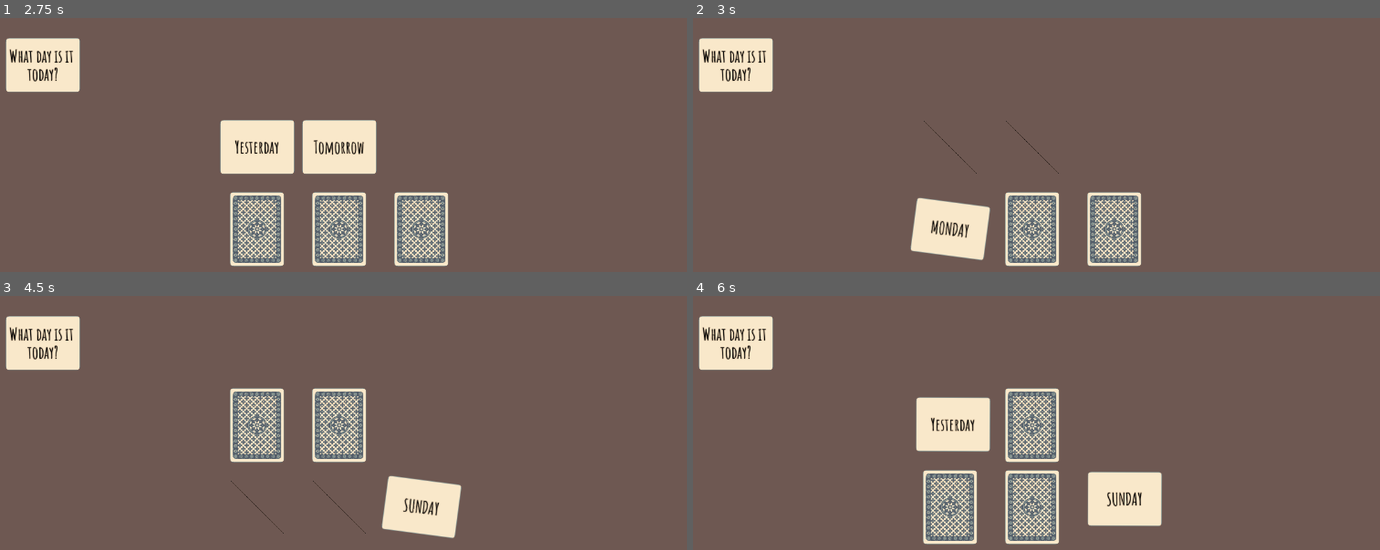
Above: before the commit, frames 1-4 (two rows, left to right).
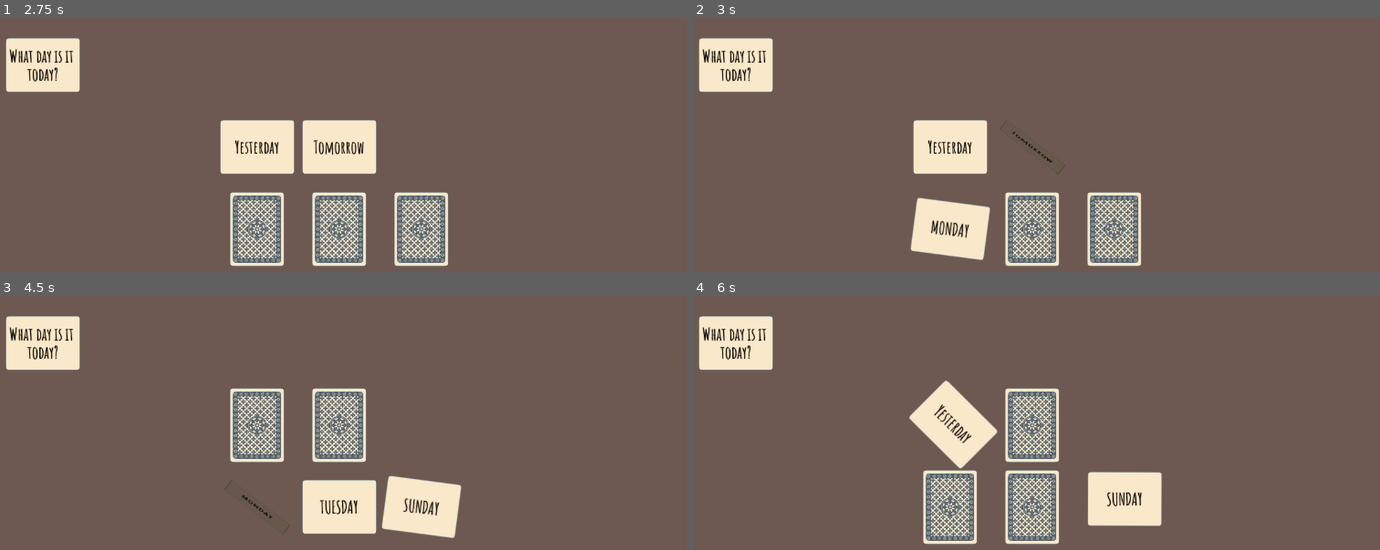
Above: after the commit, the same moments.

Repository: SLiV9/solitaire
Game: Godot game, scene res://assets/gameplay.tscn
The game is run twice, just before and just after one commit, with the same random seed, the same clock (stepped at 60 frames per second) and the same inputs.
Inputs (mouse positions are in pixels of both pictures, inside the frame that each line leads up to):
- Up to frame 1 (2.75 s): click (377, 137) at 0.5 s; click (254, 147) at 1.25 s; click (336, 147) at 2 s
- Up to frame 2 (3 s): click (947, 228) at 2.75 s
- Up to frame 3 (4.5 s): click (336, 506) at 3.5 s; click (419, 506) at 4.25 s
- Up to frame 4 (6 s): click (734, 344) at 5 s; click (947, 425) at 5.75 s

Frame 1 is identical in both runs. In frame 2, 2.3% of the frame differs, in the area x 32-55%, y 40-62%; in frame 3, 2.3%; in frame 4, 1.4%.

Commit message:
Added some sound effects when flipping cards.

Diff:
--- a/assets/card.gd
+++ b/assets/card.gd
@@ -16,8 +16,9 @@
 	if button_pressed:
 		$AnimationPlayer.play("flip_to_front")
 		emit_signal("opened", self)
-	else:
-		$AnimationPlayer.play_backwards("flip_to_front")
+		var sfxs = [$Sfx/Flip1, $Sfx/Flip2, $Sfx/Flip3]
+		var sfx = sfxs[randi() % sfxs.size()]
+		sfx.play()
 
 
 func fly_to(other_node, duration, with_angle):
@@ -31,8 +32,20 @@
 		current_position, other_node.rect_global_position,
 		duration, Tween.TRANS_CUBIC, Tween.EASE_IN_OUT)
 	if with_angle:
+		var current_rotation = $Front.rect_rotation
 		var target_rotation = rand_range(-40.0, 40.0)
 		$Tween.interpolate_property($Front, "rect_rotation",
-			self.rect_rotation, target_rotation,
+			current_rotation, target_rotation,
 			duration, Tween.TRANS_CUBIC, Tween.EASE_IN_OUT)
 	$Tween.start()
+
+
+func flip_back(delay):
+	self.pressed = false
+	$FlipBackTimer.wait_time = delay
+	$FlipBackTimer.start()
+
+
+func _on_FlipBackTimer_timeout():
+	$AnimationPlayer.play_backwards("flip_to_front")
+	$Sfx/FlipBack.play()
--- a/assets/card.tscn
+++ b/assets/card.tscn
@@ -1,9 +1,12 @@
-[gd_scene load_steps=7 format=2]
+[gd_scene load_steps=13 format=2]
 
 [ext_resource path="res://assets/textures/cardback_blue1_noborder_recolored.png" type="Texture" id=1]
 [ext_resource path="res://assets/textures/card_empty.png" type="Texture" id=2]
 [ext_resource path="res://assets/card_theme.tres" type="Theme" id=3]
 [ext_resource path="res://assets/card.gd" type="Script" id=4]
+[ext_resource path="res://assets/sounds/cardSlide2.ogg" type="AudioStream" id=5]
+[ext_resource path="res://assets/sounds/cardSlide6.ogg" type="AudioStream" id=6]
+[ext_resource path="res://assets/sounds/cardSlide3.ogg" type="AudioStream" id=7]
 
 [sub_resource type="Animation" id=2]
 length = 0.001
@@ -205,6 +208,15 @@
 "values": [ Color( 1, 1, 1, 1 ), Color( 1, 1, 1, 1 ), Color( 0.431373, 0.345098, 0.321569, 1 ), Color( 0.431373, 0.345098, 0.321569, 1 ) ]
 }
 
+[sub_resource type="AudioStreamRandomPitch" id=3]
+audio_stream = ExtResource( 6 )
+
+[sub_resource type="AudioStreamRandomPitch" id=4]
+audio_stream = ExtResource( 5 )
+
+[sub_resource type="AudioStreamRandomPitch" id=5]
+audio_stream = ExtResource( 7 )
+
 [node name="Card" type="TextureButton"]
 margin_right = 140.0
 margin_bottom = 140.0
@@ -267,4 +279,24 @@
 
 [node name="Tween" type="Tween" parent="."]
 
+[node name="Sfx" type="Node2D" parent="."]
+position = Vector2( 70, 70 )
+
+[node name="Flip1" type="AudioStreamPlayer2D" parent="Sfx"]
+stream = SubResource( 3 )
+
+[node name="Flip2" type="AudioStreamPlayer2D" parent="Sfx"]
+stream = SubResource( 4 )
+
+[node name="Flip3" type="AudioStreamPlayer2D" parent="Sfx"]
+stream = SubResource( 5 )
+
+[node name="FlipBack" type="AudioStreamPlayer2D" parent="Sfx"]
+stream = SubResource( 3 )
+volume_db = -3.495
+
+[node name="FlipBackTimer" type="Timer" parent="."]
+one_shot = true
+
 [connection signal="toggled" from="." to="." method="_on_Card_toggled"]
+[connection signal="timeout" from="FlipBackTimer" to="." method="_on_FlipBackTimer_timeout"]
--- a/assets/puzzle.gd
+++ b/assets/puzzle.gd
@@ -18,8 +18,7 @@
 		card.phrase = phrases[i]
 		if i == 0:
 			card.name = "QuestionCard"
-			card.pressed = true
-			card.call_deferred("fly_to", _quest_zone, 1.6, false)
+			card.call_deferred("set_pressed", true)
 		else:
 			card.name = "Card" + str(i)
 		card.connect("opened", self, "_on_Card_opened")
@@ -27,9 +26,14 @@
 
 
 func _on_Card_opened(new_card):
+	if new_card.name == "QuestionCard":
+		new_card.call_deferred("fly_to", _quest_zone, 1.6, false)
+		return
 	if opened.size() >= 2:
+		var delay = 0.1
 		for opened_card in opened:
-			opened_card.pressed = false
+			opened_card.flip_back(delay)
+			delay += 0.2
 		opened = []
 	opened.append(new_card)
 	if opened.size() >= 2:
Not shown, added: assets/sounds/cardPlace1.ogg.import
Not shown, added: assets/sounds/cardPlace2.ogg.import
Not shown, added: assets/sounds/cardPlace3.ogg.import
Not shown, added: assets/sounds/cardPlace4.ogg.import
Not shown, added: assets/sounds/cardShove1.ogg.import
Not shown, added: assets/sounds/cardShove2.ogg.import
Not shown, added: assets/sounds/cardShove3.ogg.import
Not shown, added: assets/sounds/cardShove4.ogg.import
Not shown, added: assets/sounds/cardSlide1.ogg.import
Not shown, added: assets/sounds/cardSlide2.ogg.import
Not shown, added: assets/sounds/cardSlide3.ogg.import
Not shown, added: assets/sounds/cardSlide4.ogg.import
(and 20 more such lines)
